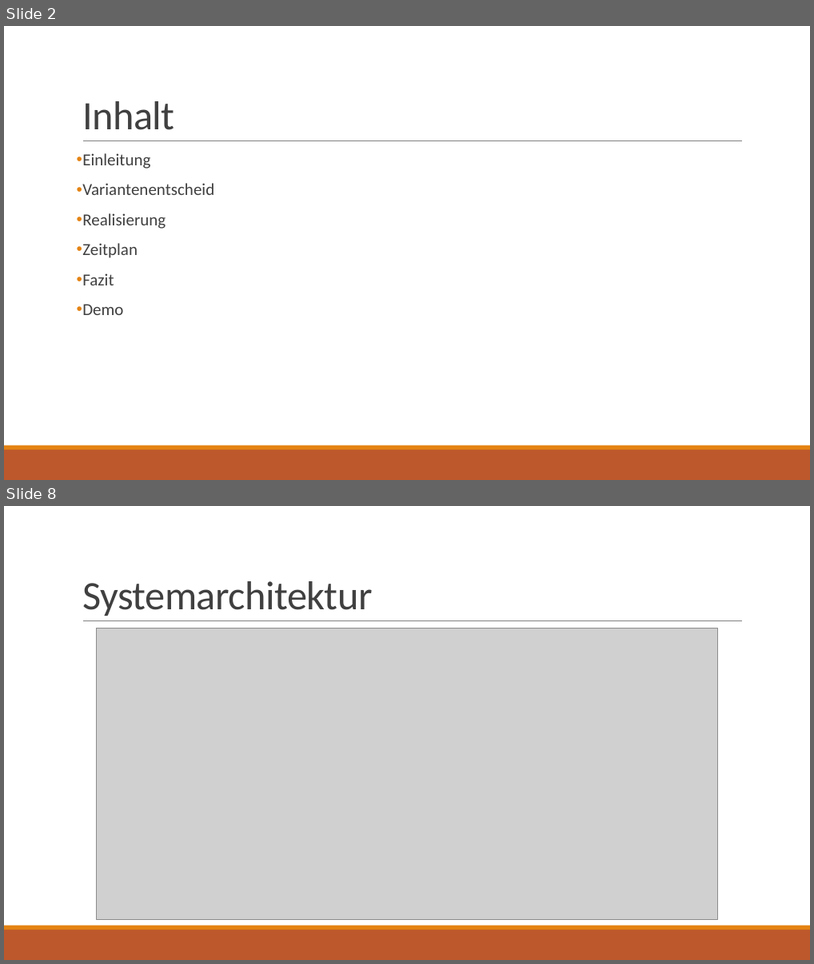
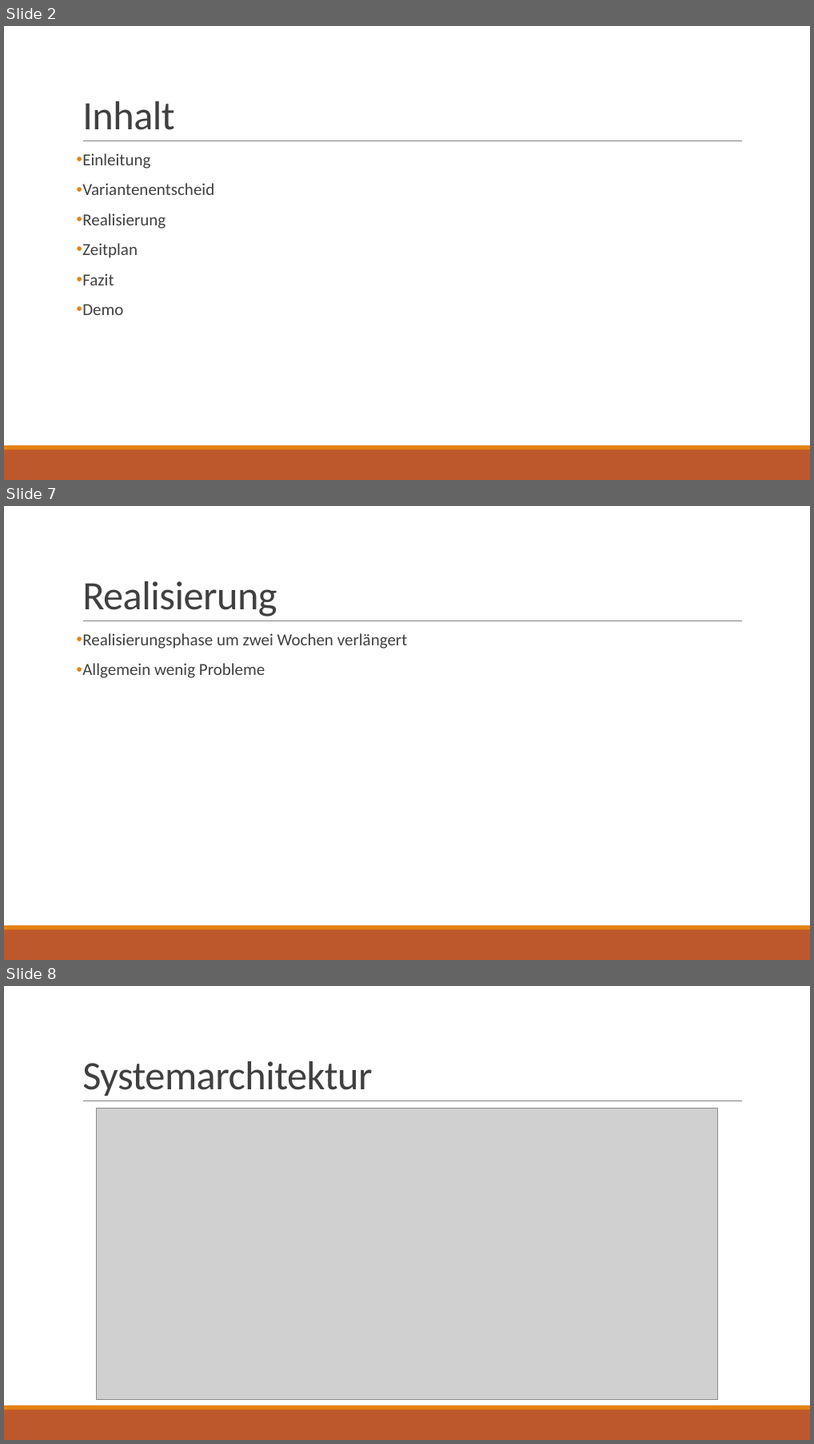
Before and after one commit to raphael-s/M306, a slide deck: docs/Projektpräsentation.pptx. Shown one above the other, each under a label of ours: slides 2 and 8 before the commit, slides 2, 7 and 8 after it; the slides between them are not shown. The pictures are 814x964 and 814x1444 pixels, drawn with LibreOffice and Linux fonts; fonts in the diff are those of the drawing; grey boxes stand for pictures. Boxes give left, top, right and bottom in pixels: in the first picture for what was removed or moved away, otherwise in the second. Text is boxed around its words. In the diff, an @@ line names an element or a change of style, - is before the commit and + after.

```diff
--- a/docs/Projektpräsentation.pptx
+++ b/docs/Projektpräsentation.pptx
@@ slide 7 added at (x1=4, y1=506, x2=810, y2=960), background #FFFFFF; not listed: 3 template elements that a slide beside it also shows @@
@@ title added at (x1=82, y1=581, x2=277, y2=616), 48 pt, text #404040 @@
+Realisierung
@@ text added at (x1=82, y1=633, x2=408, y2=678), 20 pt, text #404040 @@
+• Realisierungsphase um zwei Wochen verlängert
+• Allgemein wenig Probleme
```
Also in this commit, not shown: 4 slides changed, 3 other slides added, 3 slides removed, 1 other file.
